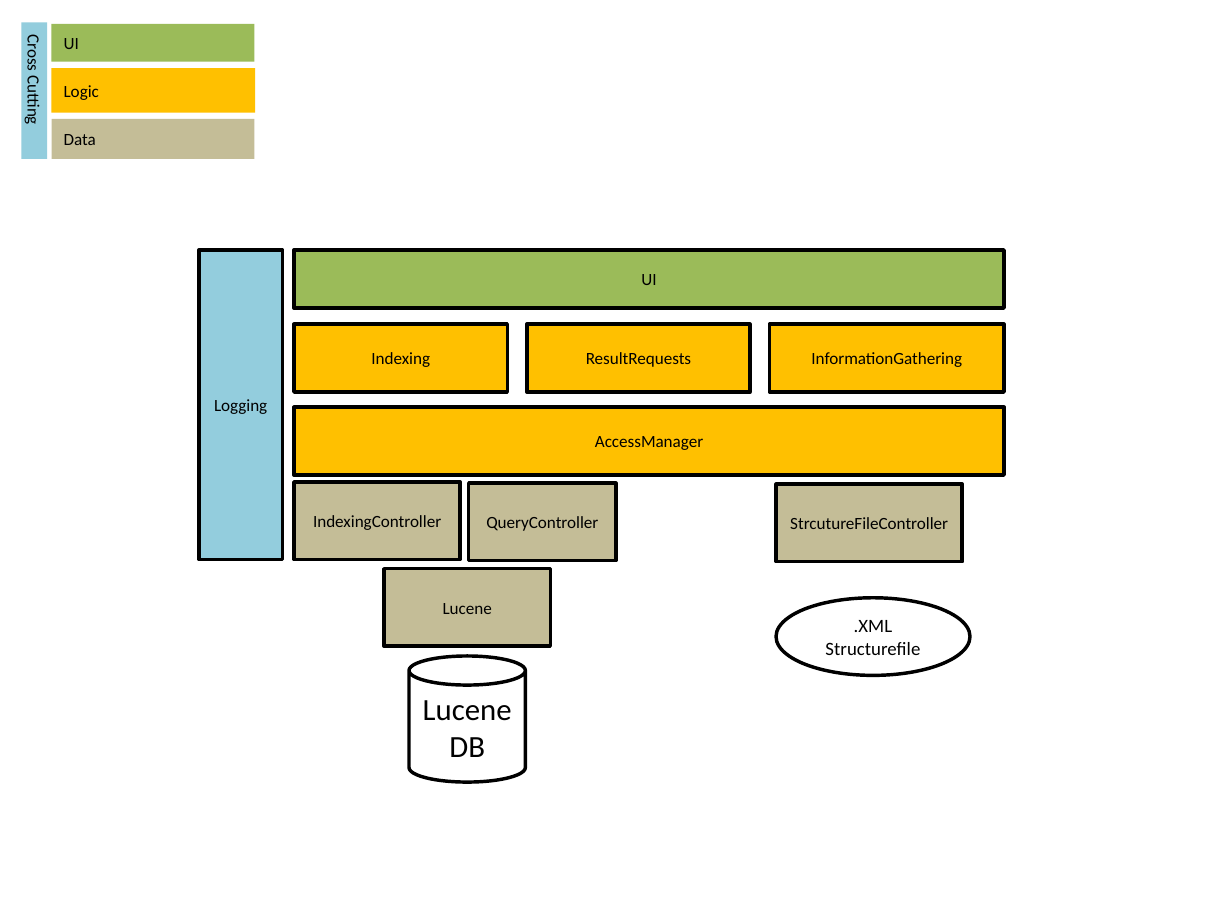
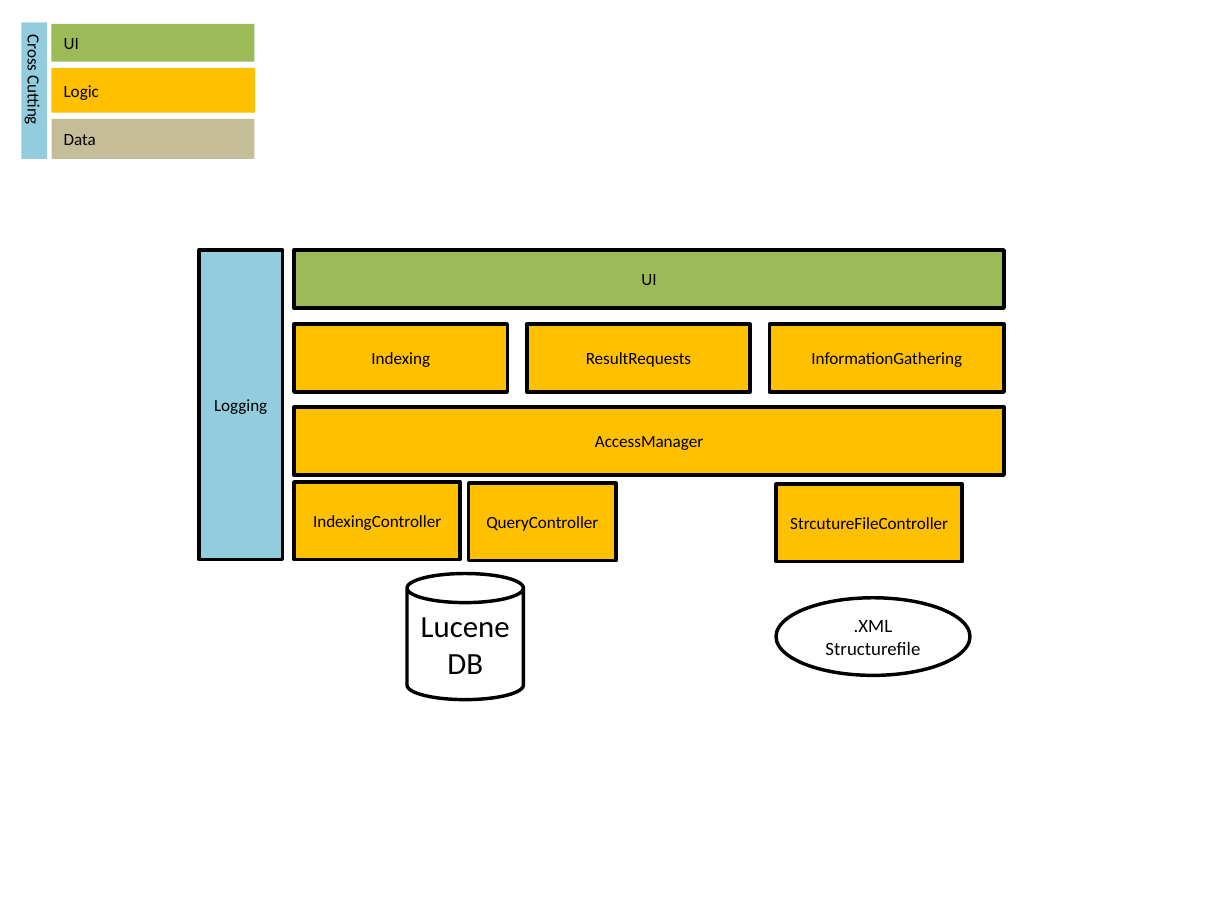
Before and after one commit to MrMame/Doci, a slide deck: slide 1 of documentation/Architecture_v0.1.0.pptx. Drawn at 1232x924 pixels with LibreOffice and Linux fonts; fonts in the diff are those of the drawing. Boxes give left, top, right and bottom in pixels: in the first picture for what was removed or moved away, otherwise in the second. Text is boxed around its words. In the diff, an @@ line names an element or a change of style, - is before the commit and + after.

```diff
--- a/documentation/Architecture_v0.1.0.pptx
+++ b/documentation/Architecture_v0.1.0.pptx
@@ fill #C4BD97 to #FFC000 in 3 elements at [294, 482, 461, 559], [468, 483, 616, 561], [776, 484, 962, 562] @@
@@ rectangle removed at [384, 569, 551, 647] @@
-Lucene
@@ cylinder "Lucene DB": place and size @@
-cylinder "Lucene DB" at [409, 655, 525, 781]
+cylinder "Lucene DB" at [407, 574, 522, 700]
```
Also in this commit, not shown: 5 other files.
